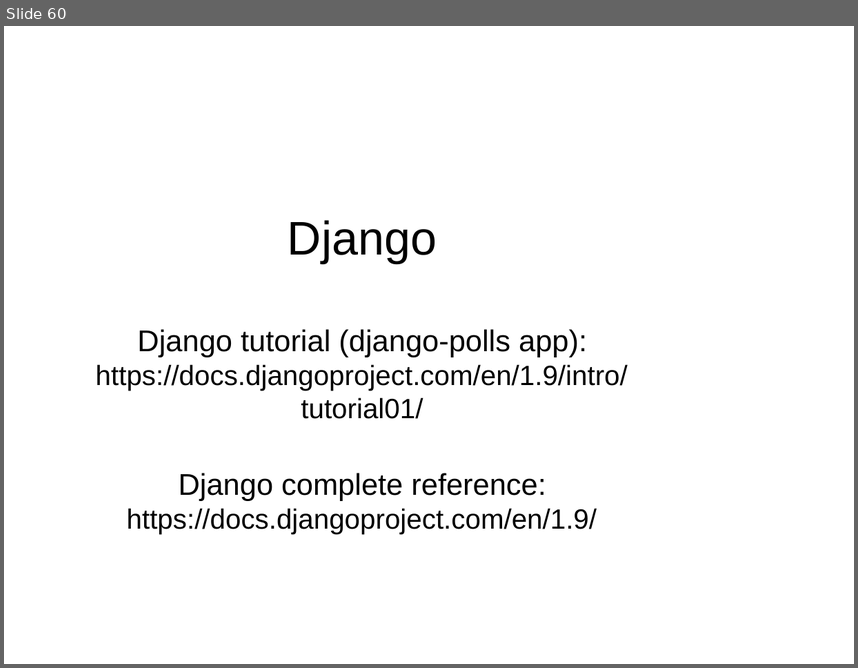
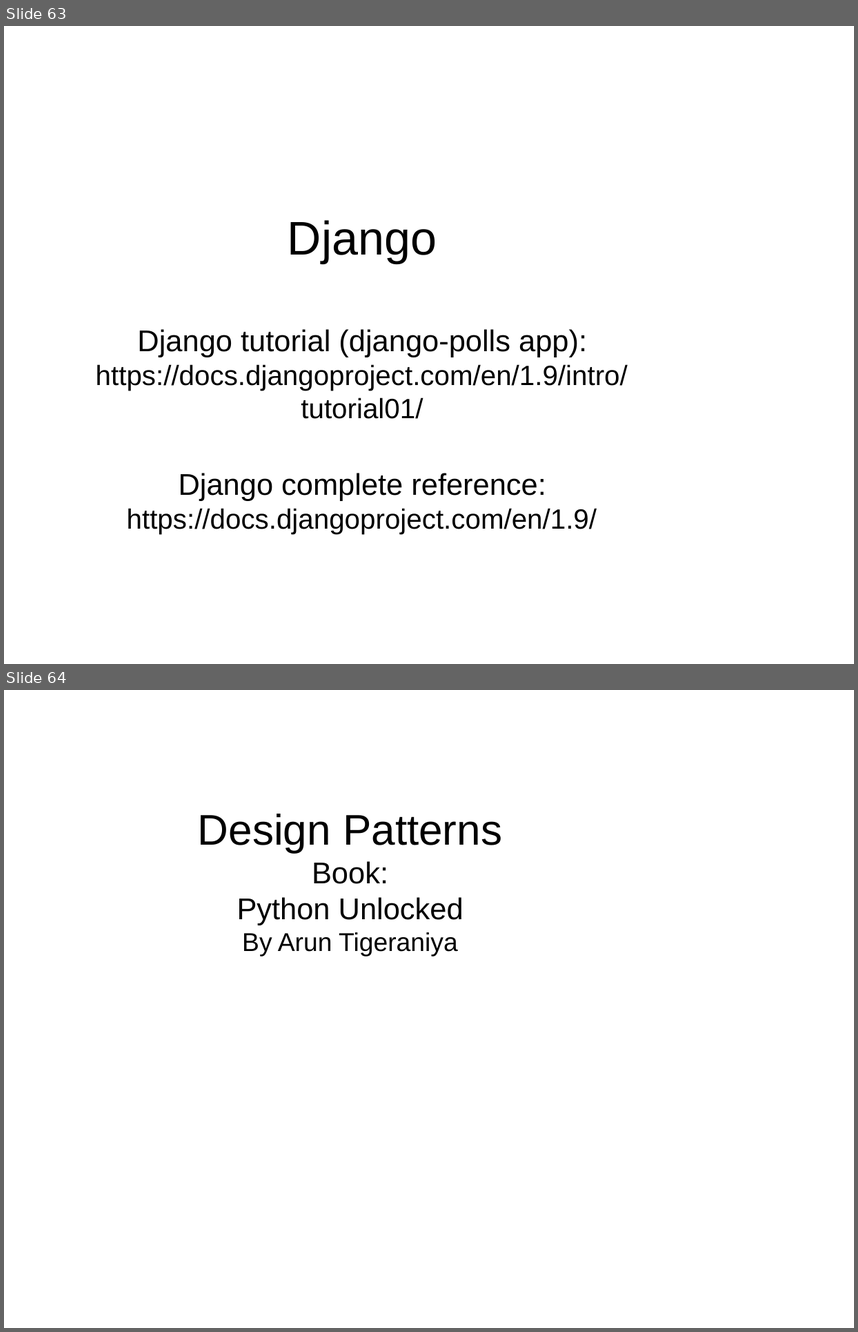
Before and after one commit to shikha-desai/Internship_PreWork, a slide deck: Python/Python_Notes.odp. Shown one above the other, each under a label of ours: slide 60 before the commit, slides 63 and 64 after it. The pictures are 858x668 and 858x1332 pixels, drawn with LibreOffice and Linux fonts; fonts in the diff are those of the drawing; background and template pictures are left out. Boxes give left, top, right and bottom in pixels: in the first picture for what was removed or moved away, otherwise in the second. Text is boxed around its words. In the diff, an @@ line names an element or a change of style, - is before the commit and + after.

Commit message:
Added few design patterns to python

```diff
--- a/Python/Python_Notes.odp
+++ b/Python/Python_Notes.odp
@@ slide 64 added at (4, 690, 854, 1328), background picture (left out) @@
@@ subtitle added at (198, 814, 502, 956), 28 pt, text #000000 @@
+Design Patterns
+Book:
+Python Unlocked
+By Arun Tigeraniya
@@ what was slide 60 is now slide 63 @@
```
Also in this commit, not shown: 12 other slides added.
